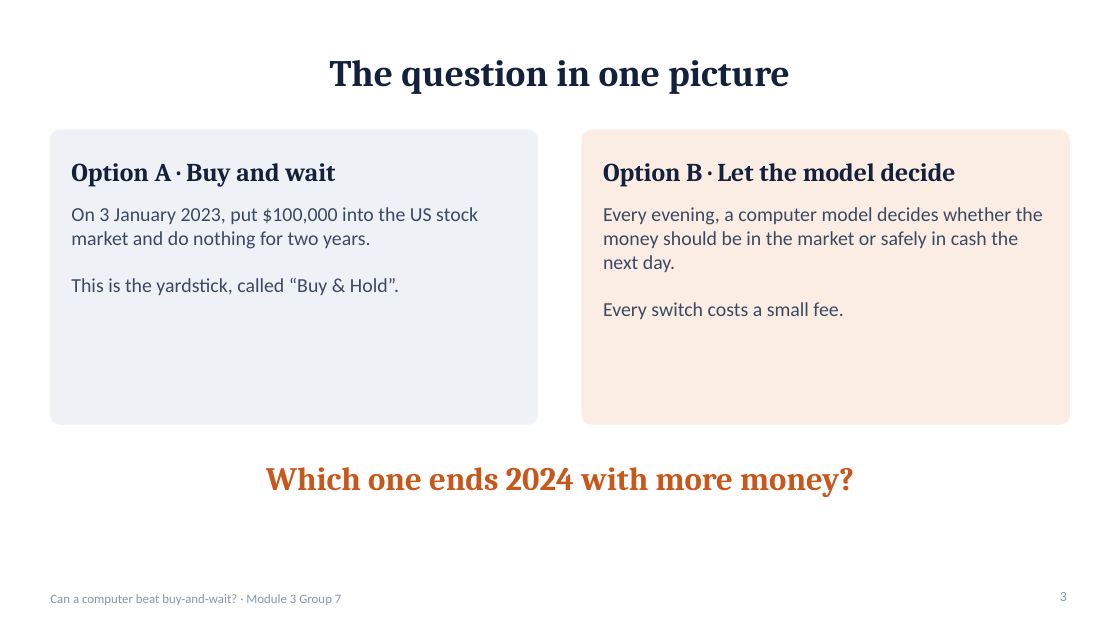
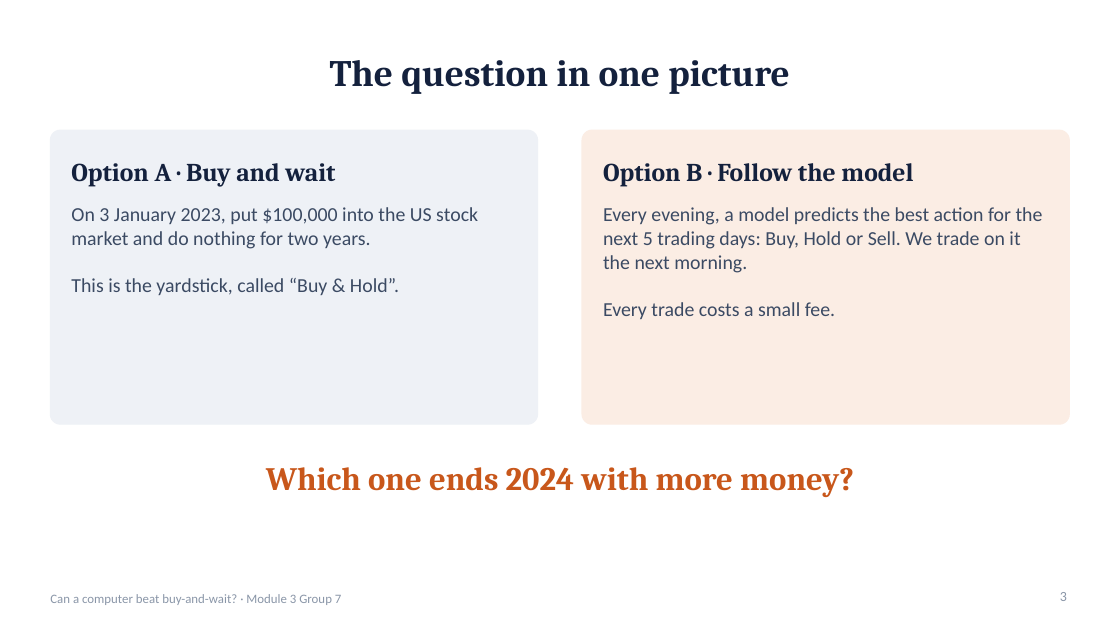
Before and after one commit to TKCH121/spy, a slide deck: slide 3 of presentation/SPY_Model_Presentation.pptx. Drawn at 1120x630 pixels with LibreOffice and Linux fonts; fonts in the diff are those of the drawing. Boxes give left, top, right and bottom in pixels: in the first picture for what was removed or moved away, otherwise in the second. Text is boxed around its words. In the diff, an @@ line names an element or a change of style, - is before the commit and + after.

```diff
--- a/presentation/SPY_Model_Presentation.pptx
+++ b/presentation/SPY_Model_Presentation.pptx
@@ text at <box>603,163,913,187</box>: text changed @@
-Option B · Let the model decide
+Option B · Follow the model
@@ text at <box>603,207,1043,319</box>: text changed @@
-Every evening, a computer model decides whether the money should be in the market or safely in cash the next day.
-Every switch costs a small fee.
+Every evening, a model predicts the best action for the next 5 trading days: Buy, Hold or Sell. We trade on it the next morning.
+Every trade costs a small fee.
```
Also in this commit, not shown: 5 other slides changed, 1 slide added, 8 other files.
